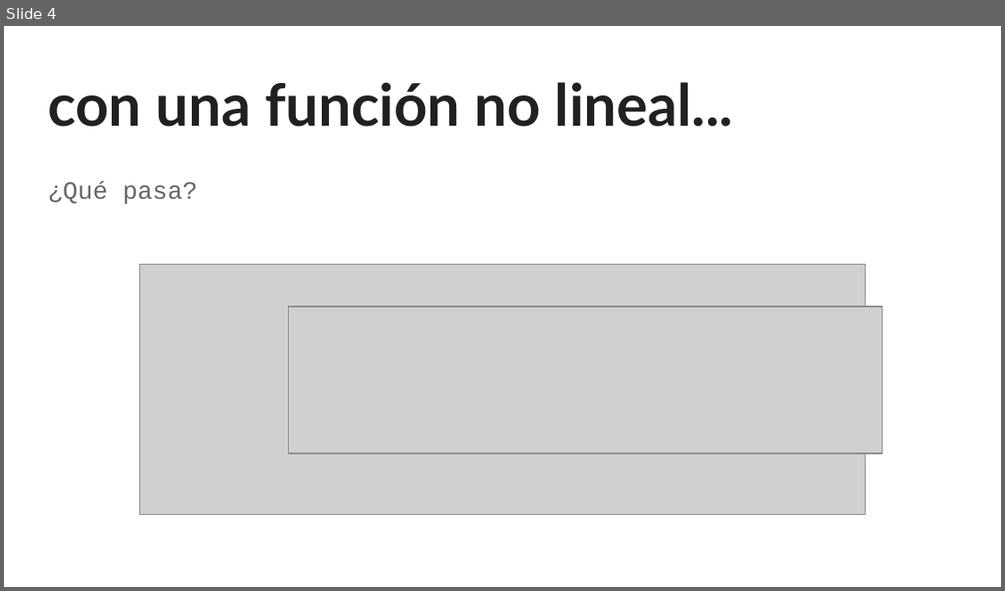
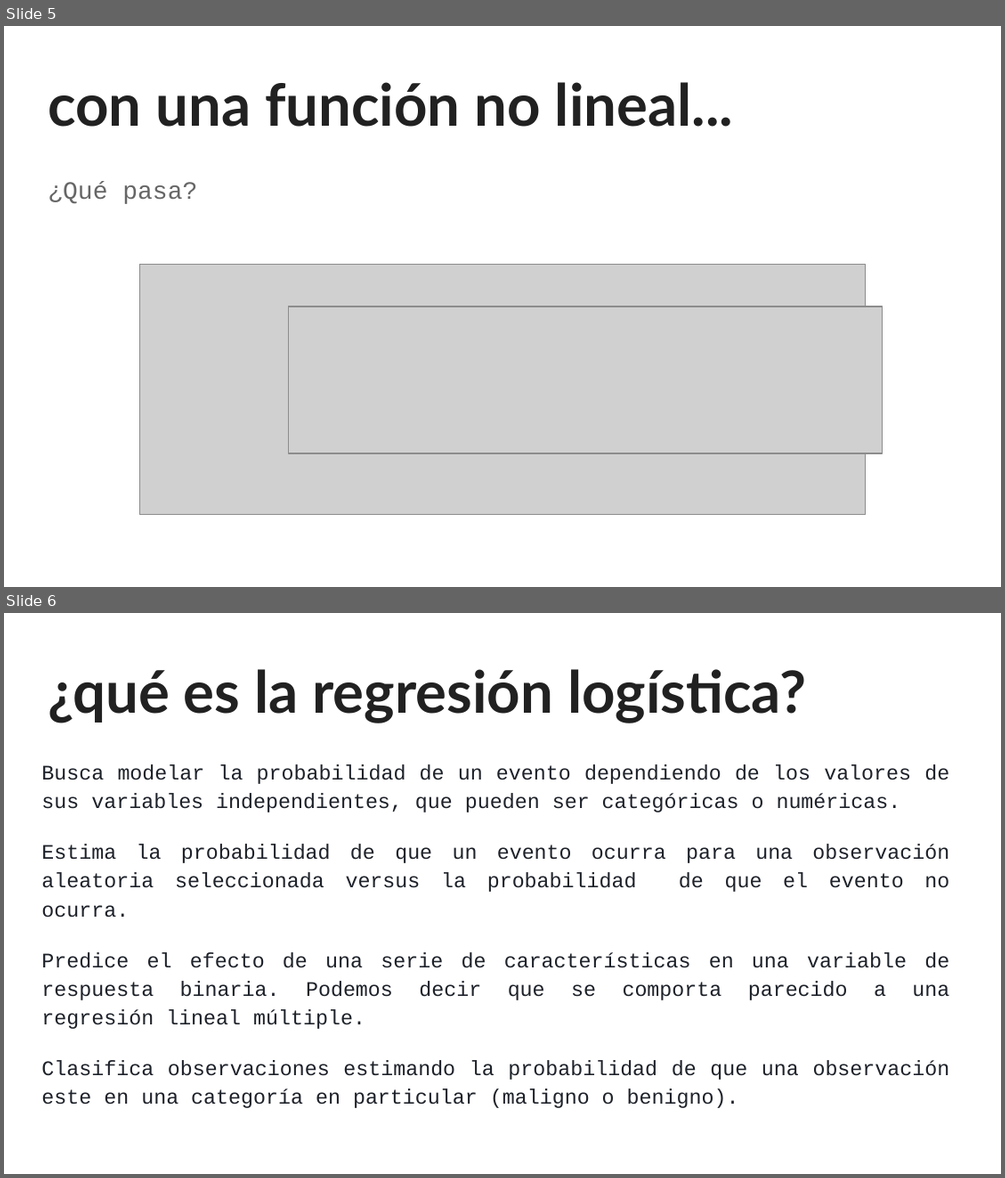
Before and after one commit to sainosmichelle/sainosmichelle.github.io, a slide deck: assets/files/Tema6/reg_log/6.2 Regresión Logística.pptx. Shown one above the other, each under a label of ours: slide 4 before the commit, slides 5 and 6 after it. The pictures are 1005x591 and 1005x1178 pixels, drawn with LibreOffice and Linux fonts; fonts in the diff are those of the drawing; grey boxes stand for pictures. Boxes give left, top, right and bottom in pixels: in the first picture for what was removed or moved away, otherwise in the second. Text is boxed around its words. In the diff, an @@ line names an element or a change of style, - is before the commit and + after.

```diff
--- a/assets/files/Tema6/reg_log/6.2 Regresión Logística.pptx
+++ b/assets/files/Tema6/reg_log/6.2 Regresión Logística.pptx
@@ slide 6 added at box(4, 613, 1001, 1174), background #FFFFFF @@
@@ title added at box(48, 669, 806, 723), 42 pt, text #212121, bold @@
+¿qué es la regresión logística?
@@ text added at box(41, 764, 950, 1108), 15 pt, text #1D2129 @@
+Busca modelar la probabilidad de un evento dependiendo de los valores de sus variables independientes, que pueden ser categóricas o numéricas.
+Estima la probabilidad de que un evento ocurra para una observación aleatoria seleccionada versus la probabilidad de que el evento no ocurra.
+Predice el efecto de una serie de características en una variable de respuesta binaria. Podemos decir que se comporta parecido a una regresión lineal múltiple.
+Clasifica observaciones estimando la probabilidad de que una observación este en una categoría en particular (maligno o benigno).
@@ what was slide 4 is now slide 5 @@
```
Also in this commit, not shown: 1 slide changed, 11 other slides added, 1 slide removed.
